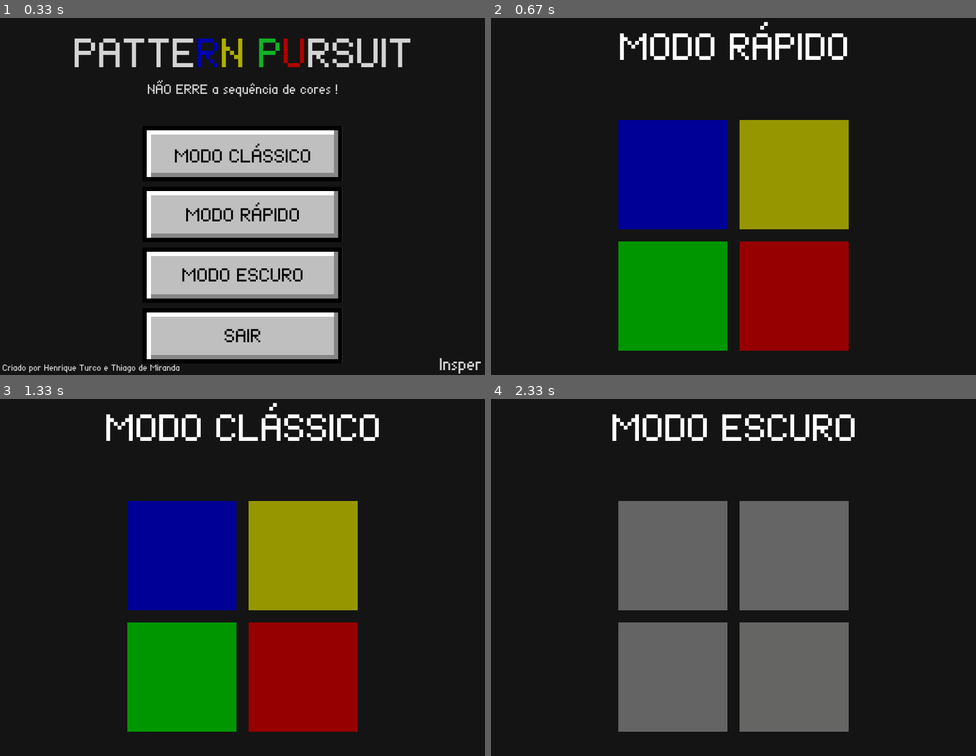
Above: before the commit, frames 1-4 (two rows, left to right).
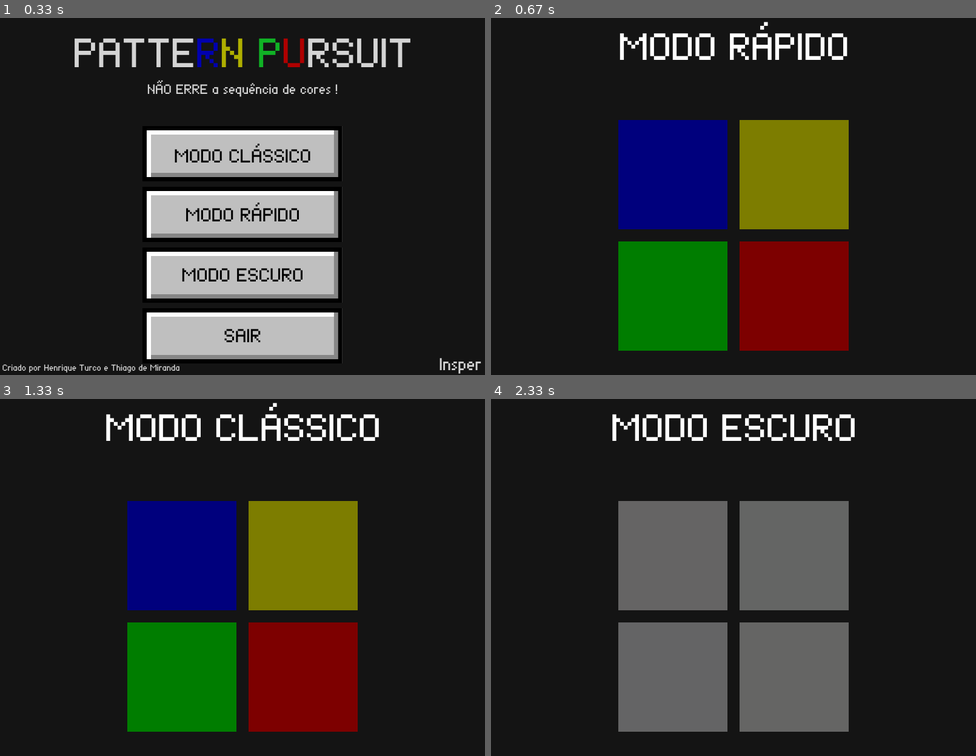
Above: after the commit, the same moments.

Repository: insper-classroom/devlife-23-1-projeto-pygame-henrique-turco-e-thiago-miranda
Game: pygame game, started from jogo.py
Same seed, same stepped clock (60 frames per second), same inputs: the game is played once before the commit and once after it.
Inputs (mouse positions are in pixels of both pictures, inside the frame that each line leads up to):
- Up to frame 1 (0.33 s): no input
- Up to frame 2 (0.67 s): click (733, 192) at 0.38 s
- Up to frame 3 (1.33 s): click (291, 656) at 0.72 s; click (242, 591) at 1.05 s
- Up to frame 4 (2.33 s): click (791, 606) at 1.38 s; click (733, 652) at 1.72 s; click (709, 670) at 2.05 s

Frame 1 is identical in both runs. In frame 2, 28% of the frame differs, in the area x 26-74%, y 28-94%; in frame 3, 28%; in frame 4, nothing differs.

Commit message:
Cores base mais escuras

Diff:
--- a/constantes.py
+++ b/constantes.py
@@ -17,10 +17,10 @@
 CINZA3 = (100, 100, 101)
 CINZA4 = (101, 101, 100)
 AZUL = (0, 0, 255)
-AZUL_ESCURO = (0, 0, 150)
+AZUL_ESCURO = (0, 0, 125)
 AMARELO = (255, 255, 0)
-AMARELO_ESCURO = (150, 150, 0)
+AMARELO_ESCURO = (125, 125, 0)
 VERDE = (0, 255, 0)
-VERDE_ESCURO = (0, 150, 0)
+VERDE_ESCURO = (0, 125, 0)
 VERMELHO = (255, 0, 0)
-VERMELHO_ESCURO = (150, 0, 0)
+VERMELHO_ESCURO = (125, 0, 0)
